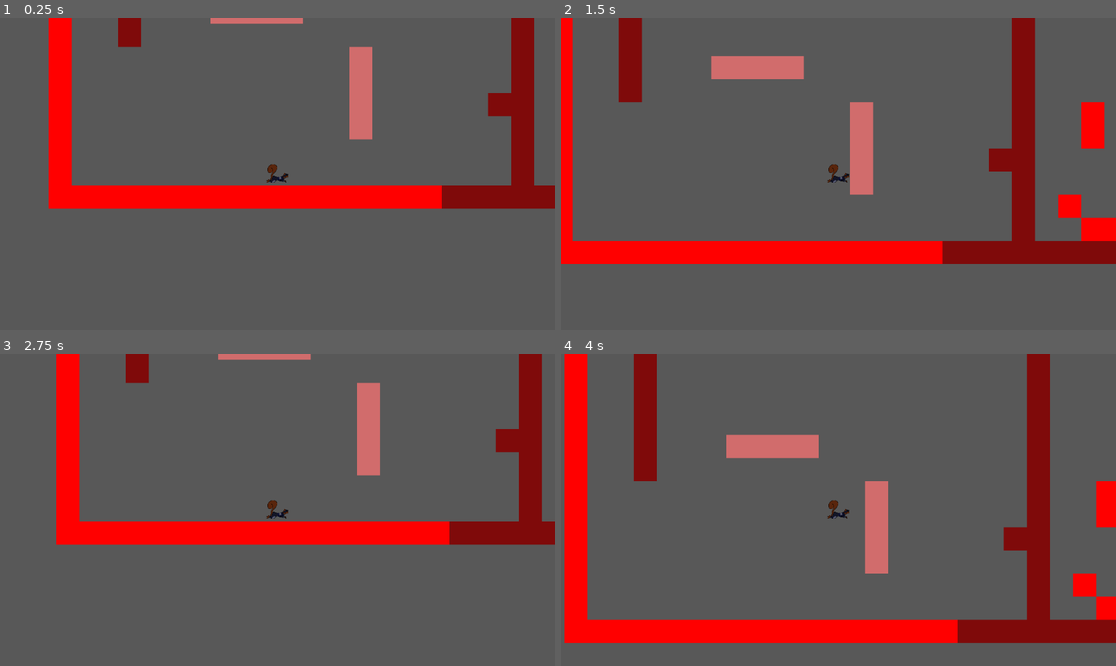
Above: before the commit, frames 1-4 (two rows, left to right).
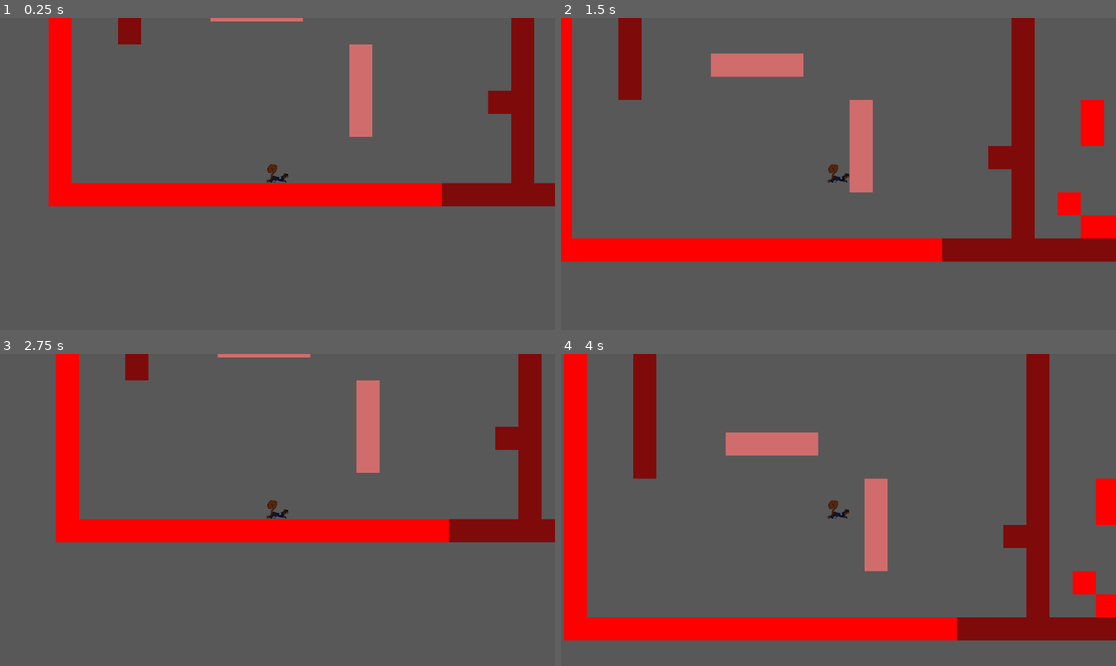
Above: after the commit, the same moments.

Repository: SupermanBritt/OperationNUTS
Game: Godot game, scene res://Scenes/testing.tscn
Two runs of this game, one before a commit and one after it. Both use one fixed random seed, a clock stepped at 60 frames per second and the inputs below.
Inputs:
- Up to frame 1 (0.25 s): no input
- Up to frame 2 (1.5 s): tap Enter at 0.5 s; hold Right (move_right) from 0.53 s (still down); tap Space (jump) at 0.77 s
- Up to frame 3 (2.75 s): tap Space (jump) at 1.52 s; release Right (move_right) at 2.03 s; hold Left (move_left) from 2.03 s (still down)
- Up to frame 4 (4 s): release Left (move_left) at 2.78 s; hold Right (move_right) from 2.78 s (still down); tap Space (jump) at 3.02, 3.77 s

The runs differ from the first frame. In frame 1, 1.8% of the frame differs, in the area x 8-100%, y 1-62%; in frame 2, 2.9%; in frame 3, 2.3%; in frame 4, 3.0%, in the area x 0-100%, y 0-93%.

Commit message:
Adjusted player collision box

Diff:
--- a/Scenes/testing.tscn
+++ b/Scenes/testing.tscn
@@ -38,7 +38,7 @@
 texture = ExtResource("1_hbjj8")
 
 [node name="Squirrel" parent="." instance=ExtResource("1_nn10j")]
-position = Vector2(-11461, -1508)
+position = Vector2(-11461, -1432)
 
 [node name="TileMap" type="TileMap" parent="."]
 tile_set = SubResource("TileSet_aa4oc")
--- a/Sprites/Squirrel.tscn
+++ b/Sprites/Squirrel.tscn
@@ -4,7 +4,7 @@
 [ext_resource type="Texture2D" uid="uid://baoowv1nbmywj" path="res://Textures/Squirrel-Run-Keys-Apart-Suit.png" id="2_kktpl"]
 
 [sub_resource type="RectangleShape2D" id="RectangleShape2D_wn516"]
-size = Vector2(600, 600)
+size = Vector2(576, 496)
 
 [node name="Squirrel" type="CharacterBody2D" groups=["player"]]
 script = ExtResource("1_7axbj")
@@ -15,6 +15,7 @@
 metadata/_edit_lock_ = true
 
 [node name="CollisionShape2D" type="CollisionShape2D" parent="."]
+position = Vector2(0, -16)
 shape = SubResource("RectangleShape2D_wn516")
 metadata/_edit_lock_ = true
 
@@ -23,17 +24,17 @@
 metadata/_edit_lock_ = true
 
 [node name="RayCast2DTR" type="RayCast2D" parent="."]
-position = Vector2(300, -300)
+position = Vector2(288, -264)
 target_position = Vector2(10, 0)
 
 [node name="RayCast2DBR" type="RayCast2D" parent="."]
-position = Vector2(300, 300)
+position = Vector2(288, 232)
 target_position = Vector2(10, 0)
 
 [node name="RayCast2DTL" type="RayCast2D" parent="."]
-position = Vector2(-300, -300)
+position = Vector2(-288, -264)
 target_position = Vector2(-10, 0)
 
 [node name="RayCast2DBL" type="RayCast2D" parent="."]
-position = Vector2(-300, 300)
+position = Vector2(-288, 232)
 target_position = Vector2(-10, 0)
